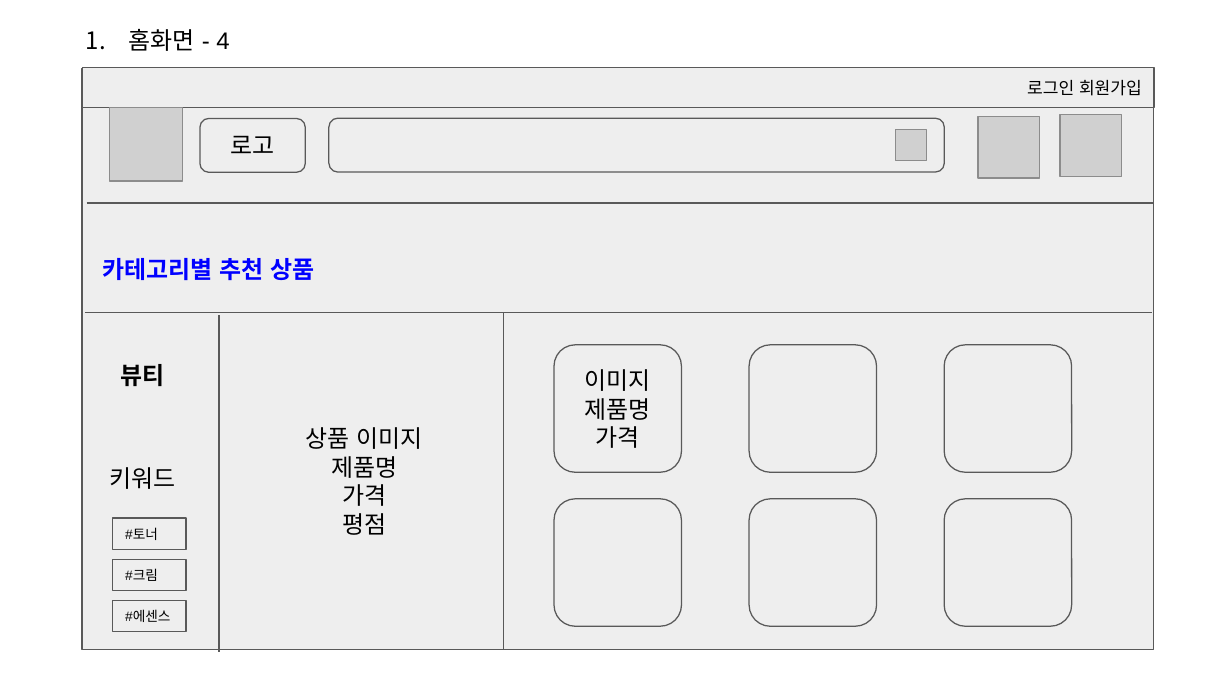
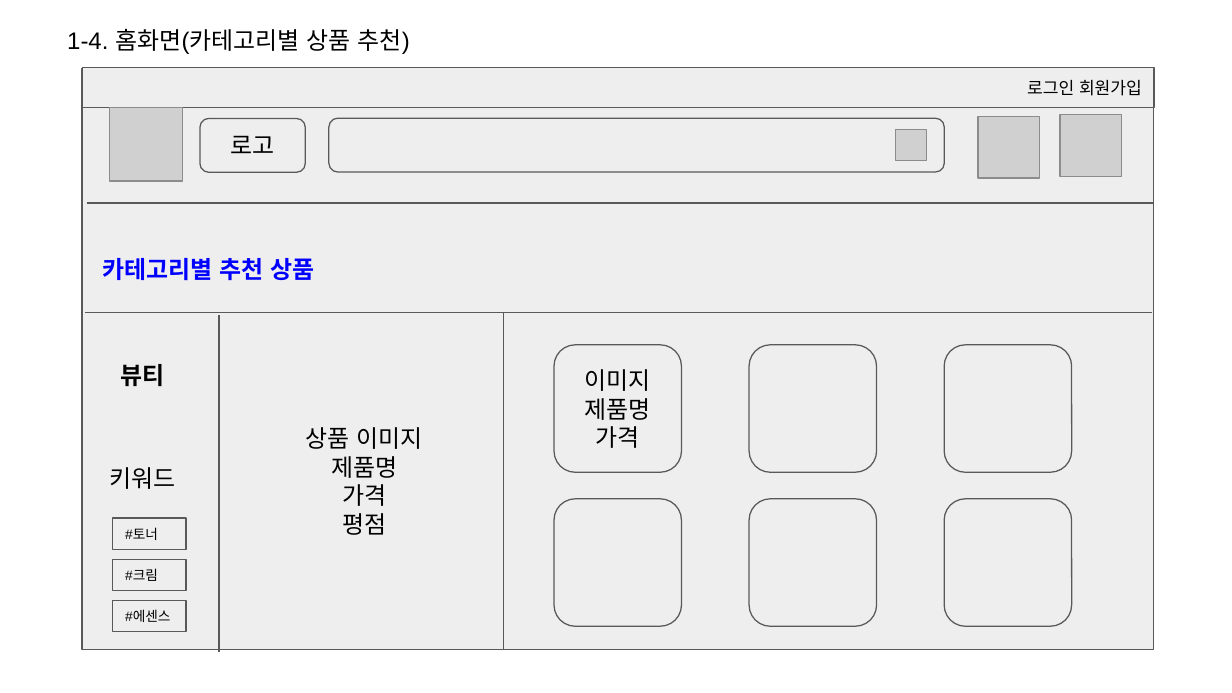
Before and after one commit to smileeeey/DDoreka, a slide deck: slide 4 of doc/공통 프로젝트(쇼핑몰).pptx. Drawn at 1232x693 pixels with LibreOffice and Linux fonts; fonts in the diff are those of the drawing; grey boxes stand for pictures. Boxes give left, top, right and bottom in pixels: in the first picture for what was removed or moved away, otherwise in the second. Text is boxed around its words. In the diff, an @@ line names an element or a change of style, - is before the commit and + after.

```diff
--- a/doc/공통 프로젝트(쇼핑몰).pptx
+++ b/doc/공통 프로젝트(쇼핑몰).pptx
@@ text added at bbox=[67, 29, 409, 54], 14 pt, text #000000 @@
+1-4. 홈화면(카테고리별 상품 추천)
@@ text removed at bbox=[129, 29, 229, 51] @@
-1. 홈화면 - 4
```
Also in this commit, not shown: 11 other slides changed, 17 slides added, 4 other files.
